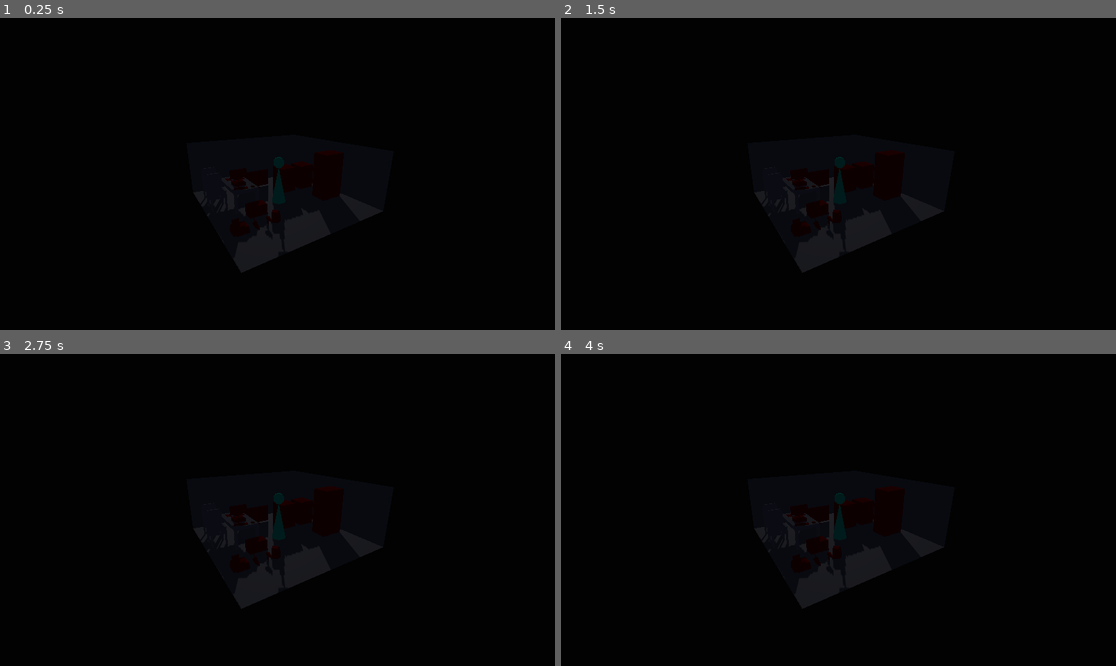
Above: before the commit, frames 1-4 (two rows, left to right).
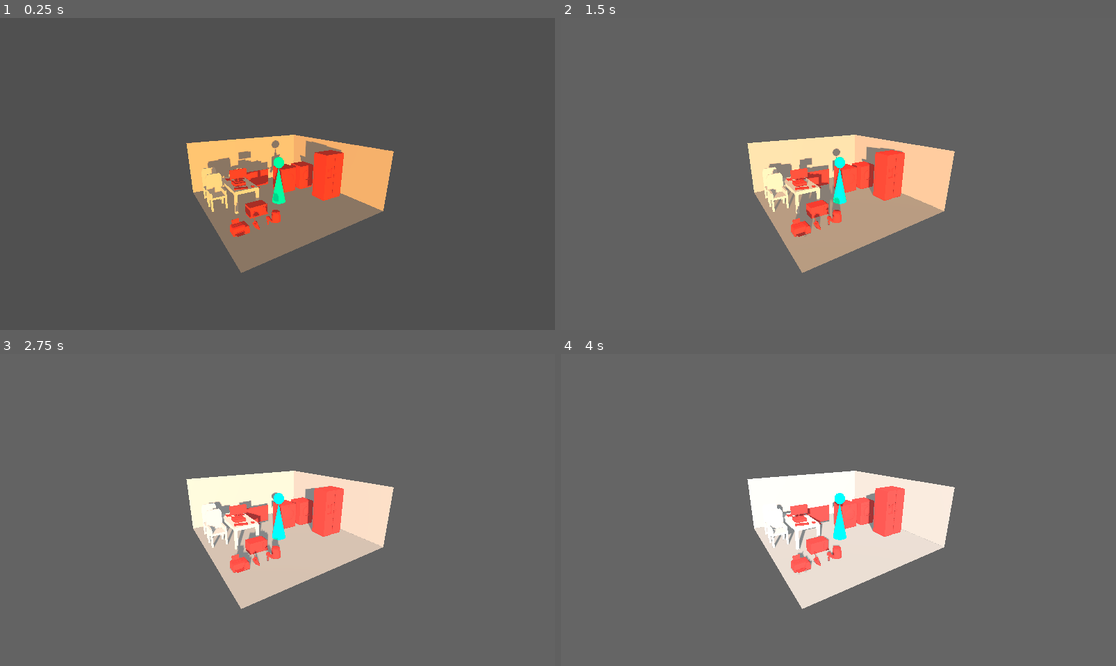
Above: after the commit, the same moments.

Repository: Nanito111/CAPSTONE_002D
Game: Godot game, scene res://scenes/main.tscn
Two runs of this game, one before a commit and one after it. Both use one fixed random seed, a clock stepped at 60 frames per second and the inputs below.
Inputs:
- Up to frame 1 (0.25 s): no input
- Up to frame 2 (1.5 s): no input
- Up to frame 3 (2.75 s): no input
- Up to frame 4 (4 s): no input

The runs differ from the first frame. In frame 1, 100% of the frame differs, in the area x 0-100%, y 0-100%; in frame 2, 100%; in frame 3, 100%; in frame 4, 100%.

Commit message:
UPD: evento cada media hora en simulacion

Diff:
--- a/simulation/code/daynight.gd
+++ b/simulation/code/daynight.gd
@@ -1,5 +1,5 @@
 class_name DayNight
-extends Node3D
+extends Node
 
 @onready var source_light:DirectionalLight3D = %SourceLight
 @onready var world_environment:WorldEnvironment = %WorldEnvironment
@@ -23,6 +23,11 @@
 # current daytime
 var real_today_unix_time: int
 
+const COUNT_HALF_HOUR_IN_DAY: int = 48
+var half_hour_in_seconds: float
+var next_half_hour_in_seconds: float
+signal at_half_hour()
+
 func get_today_datetime_at_zero():
 	return Time.get_unix_time_from_datetime_dict(Time.get_date_dict_from_system(true))
 
@@ -31,15 +36,15 @@
 	if (use_real_life_time):
 		current_daytime_seconds = clampf(Time.get_unix_time_from_system() - real_today_unix_time, 0, seconds_in_day)
 
-		printt(current_daytime_seconds, seconds_in_day)
-
 		if (current_daytime_seconds == seconds_in_day):
 			real_today_unix_time = get_today_datetime_at_zero()
+			next_half_hour_in_seconds = current_daytime_seconds + half_hour_in_seconds
 
 	else:
 		current_daytime_seconds = clampf(current_daytime_seconds + delta, 0, seconds_in_day)
 		if (current_daytime_seconds == seconds_in_day):
 			current_daytime_seconds = 0
+			next_half_hour_in_seconds = current_daytime_seconds + half_hour_in_seconds
 
 	var half_day:float = seconds_in_day * 0.5
 
@@ -54,7 +59,11 @@
 	current_half_time_percentage = current_daytime_seconds / half_day - current_day_state
 	current_half_time_percentage = clampf(current_half_time_percentage, 0, 1)
 
-	# TODO: crear event por cada hora que pasa
+	# es media hora
+	if current_daytime_seconds >= next_half_hour_in_seconds:
+		at_half_hour.emit()
+		next_half_hour_in_seconds = current_daytime_seconds + half_hour_in_seconds
+
 
 func light_setting():
 	source_light.rotation.x = lerpf(
@@ -93,6 +102,8 @@
 	else:
 		seconds_in_day = max_day_minutes * 60
 
+	half_hour_in_seconds = seconds_in_day / COUNT_HALF_HOUR_IN_DAY
+
 
 
 func _process(delta):
--- a/simulation/scenes/main.tscn
+++ b/simulation/scenes/main.tscn
@@ -35,9 +35,10 @@
 
 [node name="Main" type="Node3D"]
 
-[node name="DayNight" type="Node3D" parent="."]
+[node name="DayNight" type="Node" parent="."]
 script = ExtResource("19_8hl8b")
 sky_settings = ExtResource("20_qp5np")
+use_real_life_time = false
 max_day_minutes = 1.0
 
 [node name="SourceLight" type="DirectionalLight3D" parent="DayNight"]
